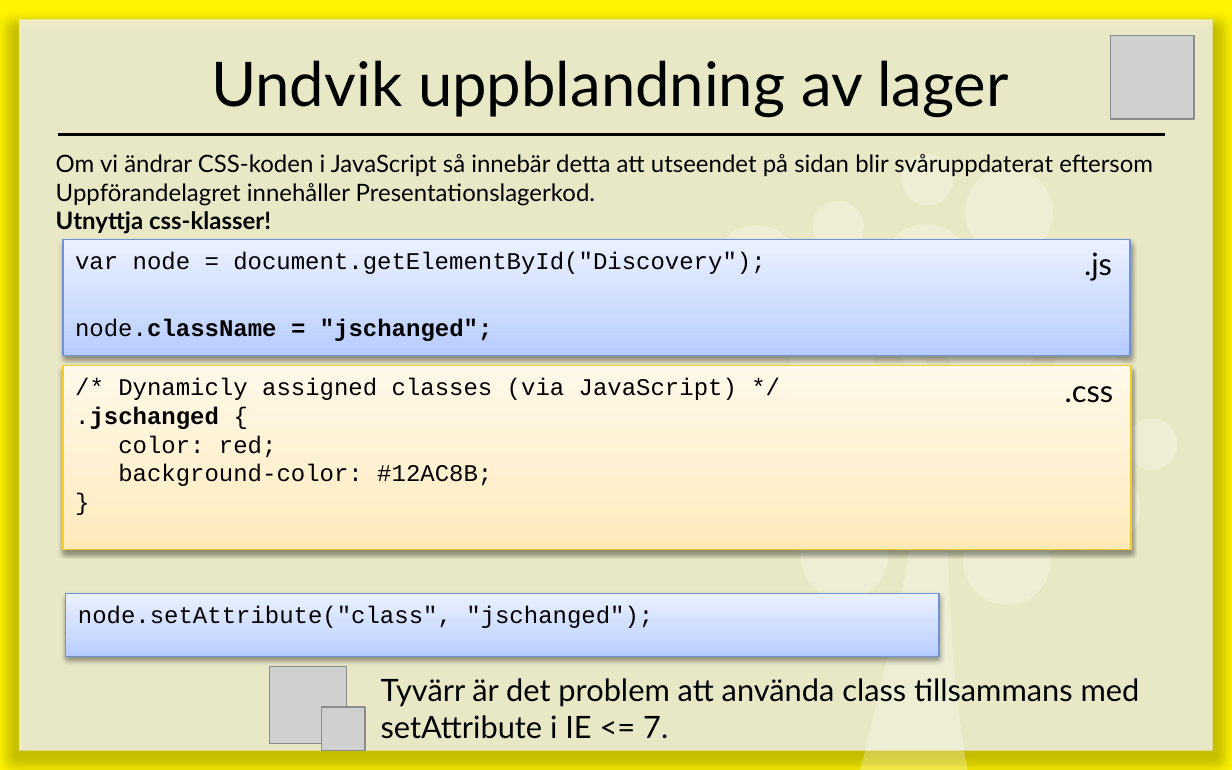
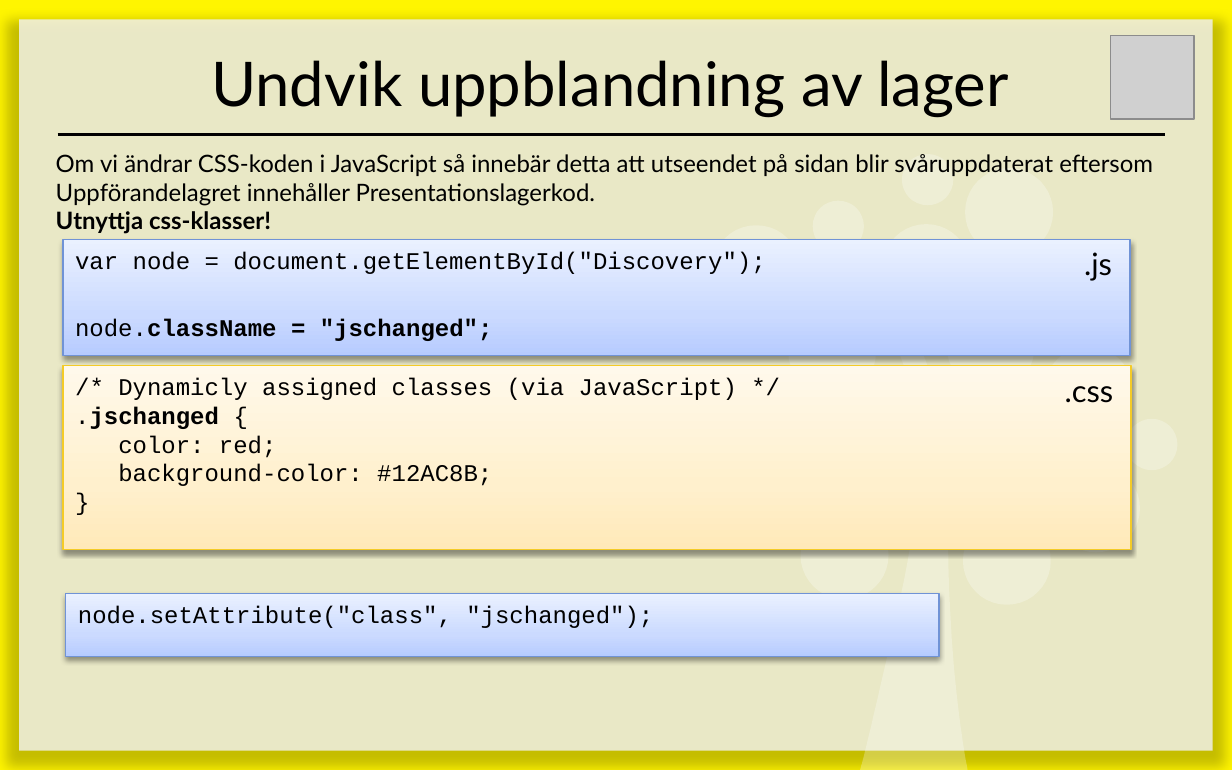
Before and after one commit to 1dv435/Kursmaterial, a slide deck: slide 21 of Föreläsningar/F07 - DOM.pptx (slide 23 before the commit). Drawn at 1232x770 pixels with LibreOffice and Linux fonts; fonts in the diff are those of the drawing; grey boxes stand for pictures. Boxes give left, top, right and bottom in pixels: in the first picture for what was removed or moved away, otherwise in the second. Text is boxed around its words. In the diff, an @@ line names an element or a change of style, - is before the commit and + after.

```diff
--- a/Föreläsningar/F07 - DOM.pptx
+++ b/Föreläsningar/F07 - DOM.pptx
@@ picture removed at [270, 667, 347, 744] @@
@@ text removed at [381, 678, 1140, 739] @@
-Tyvärr är det problem att använda class tillsammans med setAttribute i IE <= 7.
@@ picture removed at [322, 707, 365, 750] @@
```
Also in this commit, not shown: 3 other slides changed, 2 slides removed.
